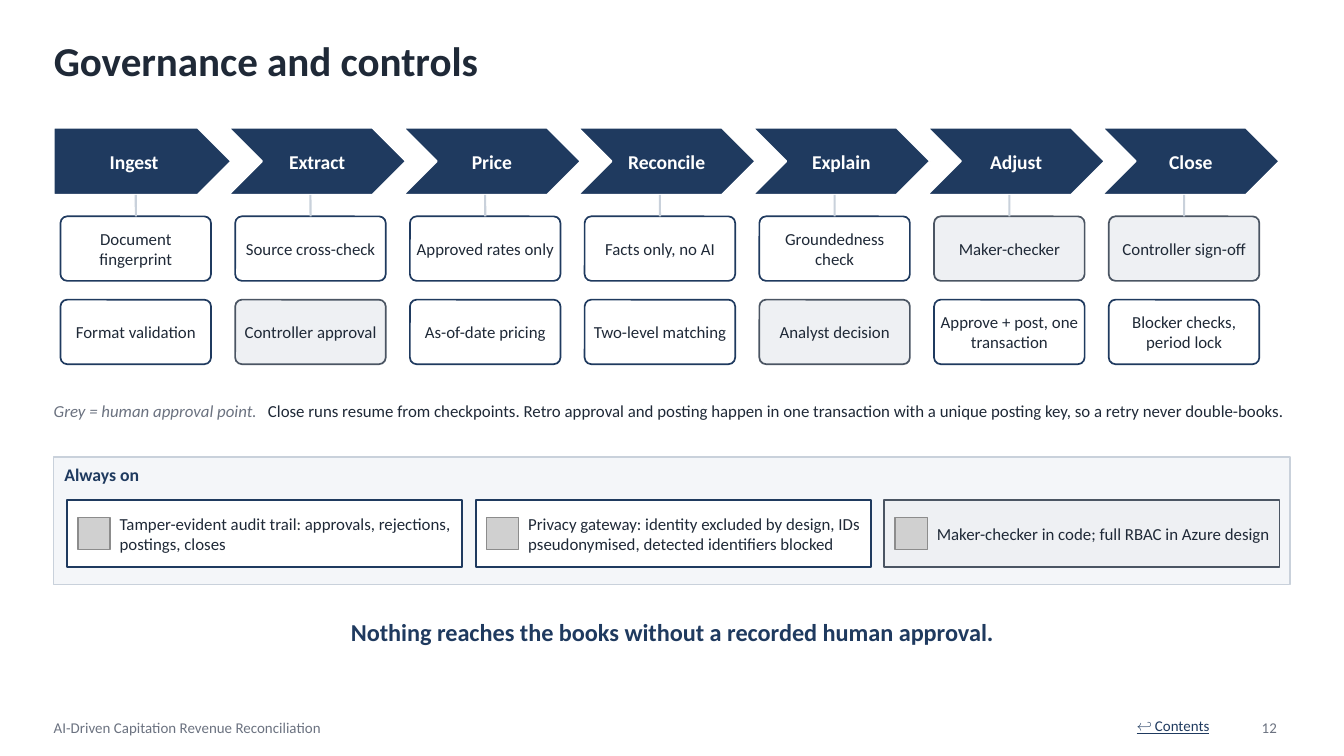
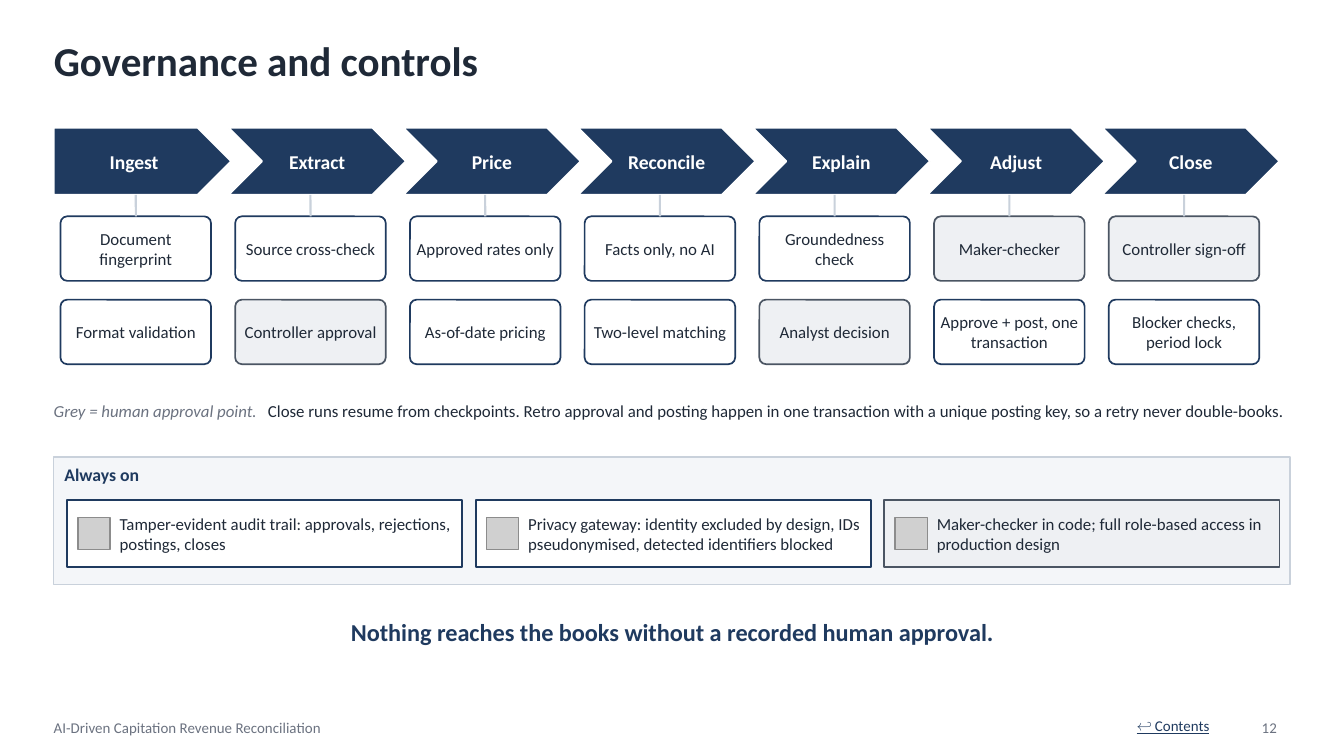
Before and after one commit to SanikaMarathe/capitation-revenue-reconciliation, a slide deck: slide 12 of Capitation_Reconciliation.pptx. Drawn at 1344x756 pixels with LibreOffice and Linux fonts; fonts in the diff are those of the drawing; grey boxes stand for pictures. Boxes give left, top, right and bottom in pixels: in the first picture for what was removed or moved away, otherwise in the second. Text is boxed around its words. In the diff, an @@ line names an element or a change of style, - is before the commit and + after.

```diff
--- a/Capitation_Reconciliation.pptx
+++ b/Capitation_Reconciliation.pptx
@@ text at [937, 518, 1262, 553]: text changed @@
-Maker-checker in code; full RBAC in Azure design
+Maker-checker in code; full role-based access in production design
```
Also in this commit, not shown: 5 other slides changed.
